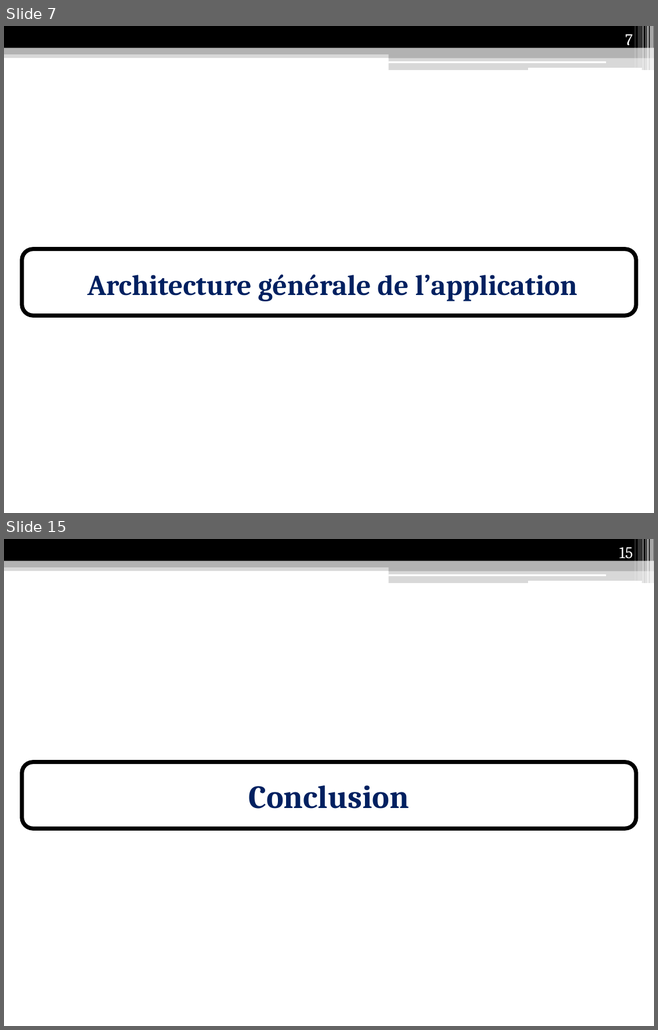
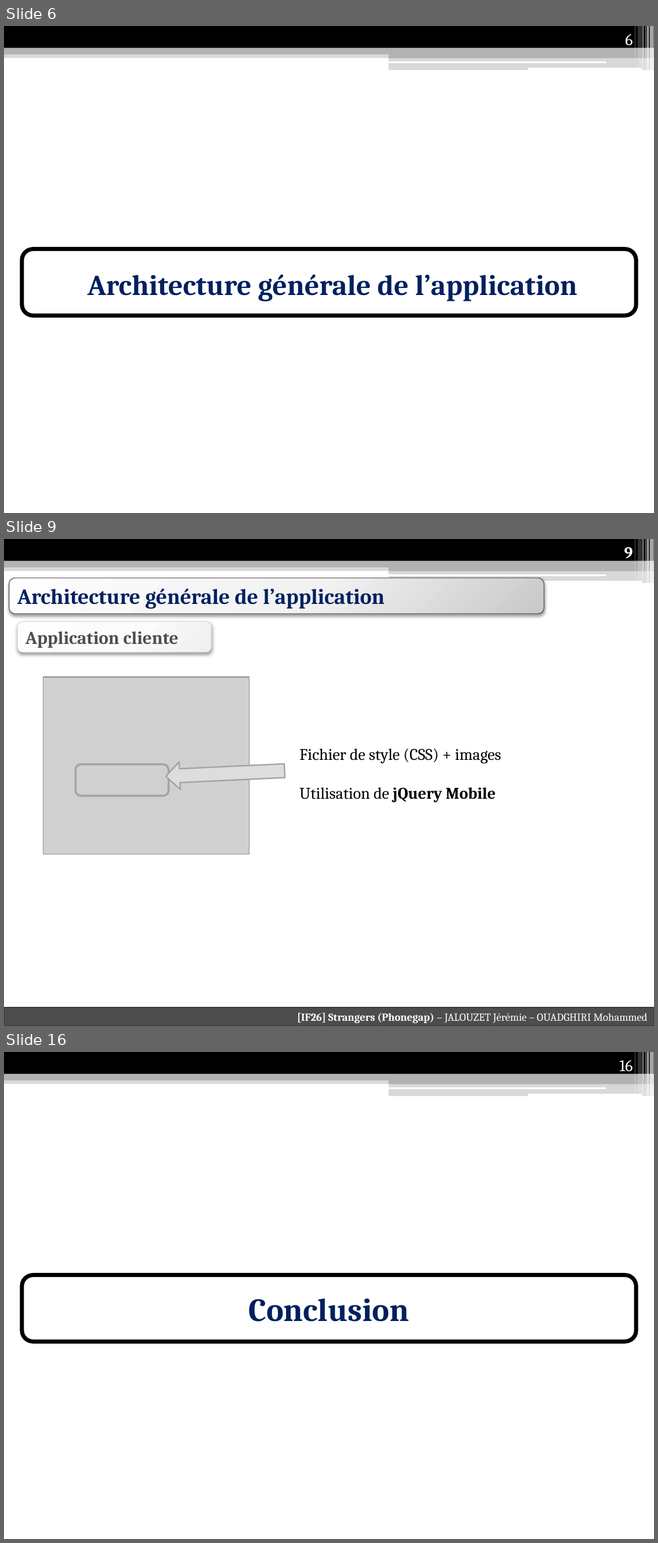
Before and after one commit to Anicky/Strangers-Phonegap, a slide deck: présentation/Présentation IF26.pptx. Shown one above the other, each under a label of ours: slides 7 and 15 before the commit, slides 6, 9 and 16 after it; the slides between them are not shown. The pictures are 658x1030 and 658x1543 pixels, drawn with LibreOffice and Linux fonts; fonts in the diff are those of the drawing; grey boxes stand for pictures. Boxes give left, top, right and bottom in pixels: in the first picture for what was removed or moved away, otherwise in the second. Text is boxed around its words. In the diff, an @@ line names an element or a change of style, - is before the commit and + after.

Commit message:
MAJ presentation + images utilisees

```diff
--- a/présentation/Présentation IF26.pptx
+++ b/présentation/Présentation IF26.pptx
@@ slide 9 added at bbox=[4, 539, 654, 1026], background #FFFFFF; not listed: 13 template elements that a slide beside it also shows @@
@@ page number added at bbox=[624, 547, 633, 562], 18 pt, text #FFFFFF, bold @@
+9
@@ rounded rectangle added at bbox=[9, 578, 544, 614], fill gradient #FEFEFE to #F2F2F2 to #C9C9C9, outline #4D4D4D 0.75 pt, 24 pt, text #002060, bold @@
+Architecture générale de l’application
@@ rounded rectangle added at bbox=[18, 621, 211, 652], fill gradient #FFFFFF to #FBFBFB to #F0F0F0, outline #DDDDDD 0.75 pt, 20 pt, text #4D4D4D, bold @@
+Application cliente
@@ picture added at bbox=[43, 676, 249, 854] @@
@@ rounded rectangle added at bbox=[75, 765, 168, 795], outline #A3A3A3 2.25 pt @@
@@ down arrow added at bbox=[165, 757, 285, 791], fill #DDDDDD, outline #A3A3A3 1.5 pt @@
@@ text added at bbox=[299, 748, 501, 802], 18 pt, text #000000 @@
+Fichier de style (CSS) + images
+Utilisation de jQuery Mobile
@@ rectangle added at bbox=[4, 1008, 654, 1026], fill #4D4D4D, outline #393939 1.5 pt, 12 pt, text #FFFFFF @@
+[IF26] Strangers (Phonegap) – JALOUZET Jérémie – OUADGHIRI Mohammed
@@ what was slide 7 is now slide 6 @@
@@ page number at bbox=[625, 34, 632, 49]: text changed @@
-7
+6
@@ what was slide 15 is now slide 16 @@
@@ page number at bbox=[619, 1060, 632, 1075]: text changed @@
-15
+16
```
Also in this commit, not shown: 6 slides changed, 4 other slides added, 5 slides removed, 5 other files.
